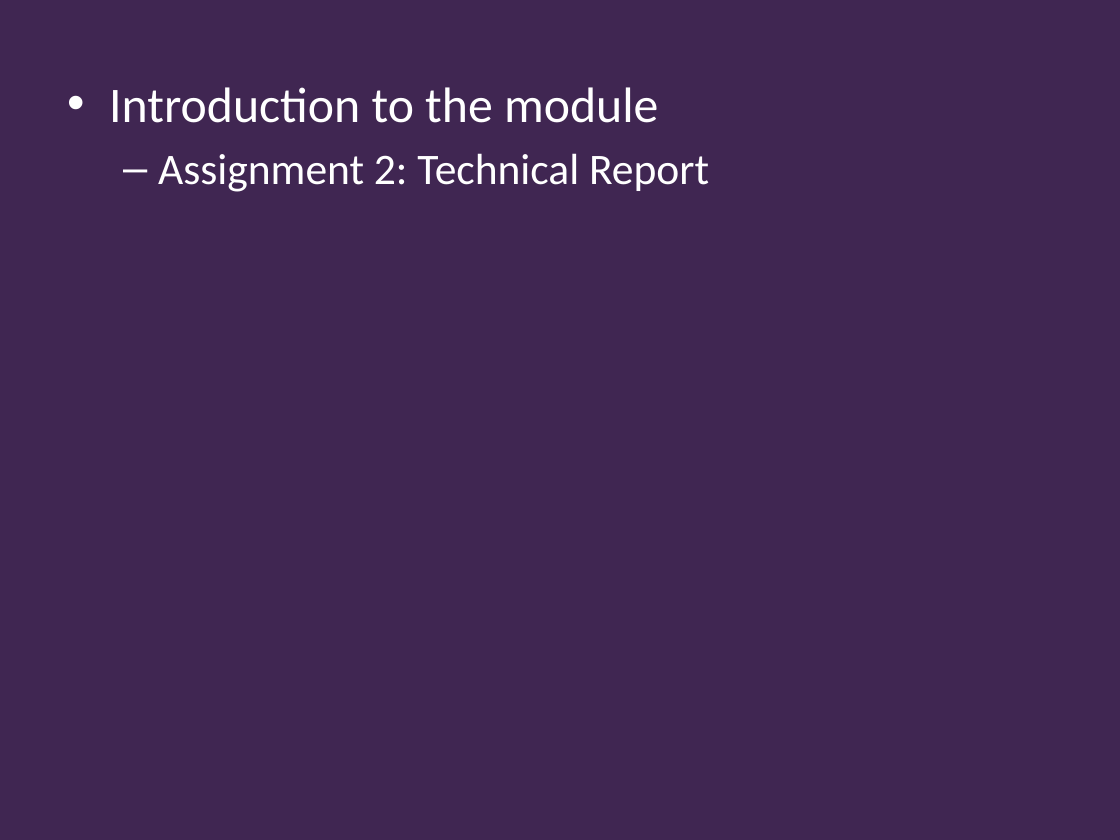
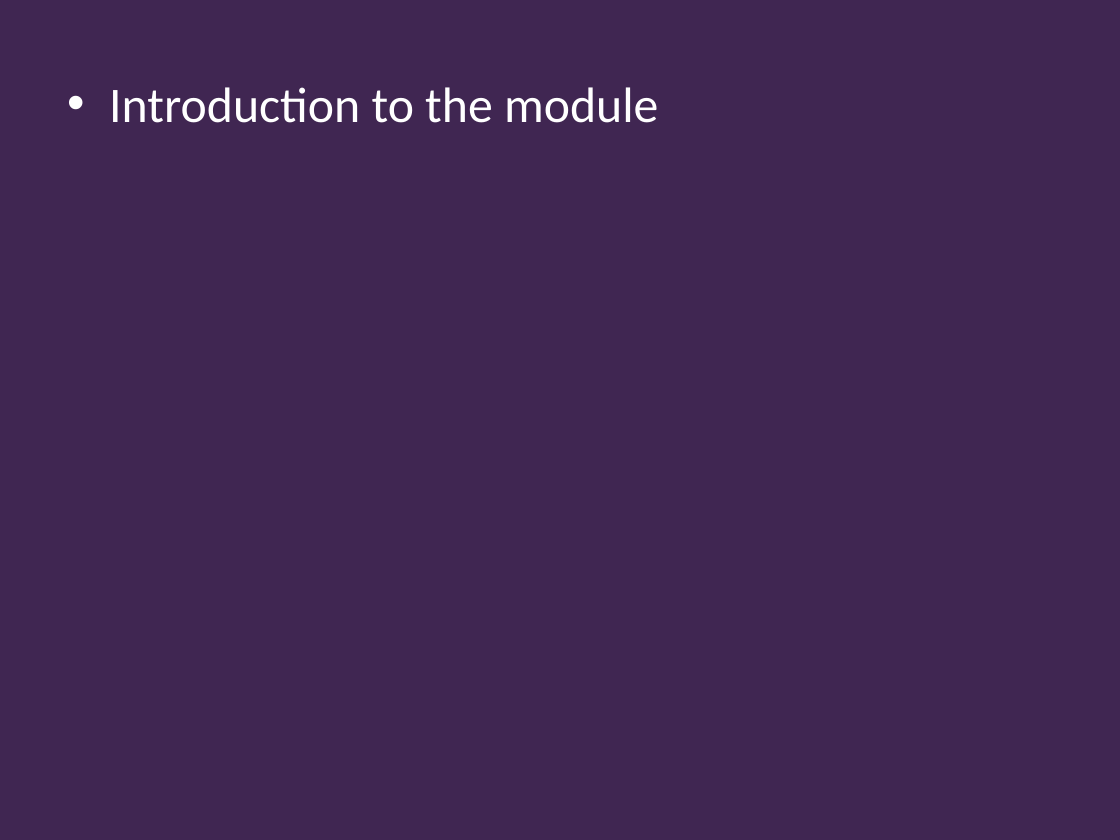
Before and after one commit to Falmouth-Games-Academy/bsc-course-materials, a slide deck: slide 3 of COMP260/01/2019-20-COMP260-01-lecture.pptx. Drawn at 1120x840 pixels with LibreOffice and Linux fonts; fonts in the diff are those of the drawing; background and template pictures are left out. Boxes give left, top, right and bottom in pixels: in the first picture for what was removed or moved away, otherwise in the second. Text is boxed around its words. In the diff, an @@ line names an element or a change of style, - is before the commit and + after.

```diff
--- a/COMP260/01/2019-20-COMP260-01-lecture.pptx
+++ b/COMP260/01/2019-20-COMP260-01-lecture.pptx
@@ text at (x1=158, y1=153, x2=709, y2=192): paragraph removed @@
-  – Assignment 2: Technical Report
```
Also in this commit, not shown: 1 other slide changed, 16 slides added, 1 other file.
